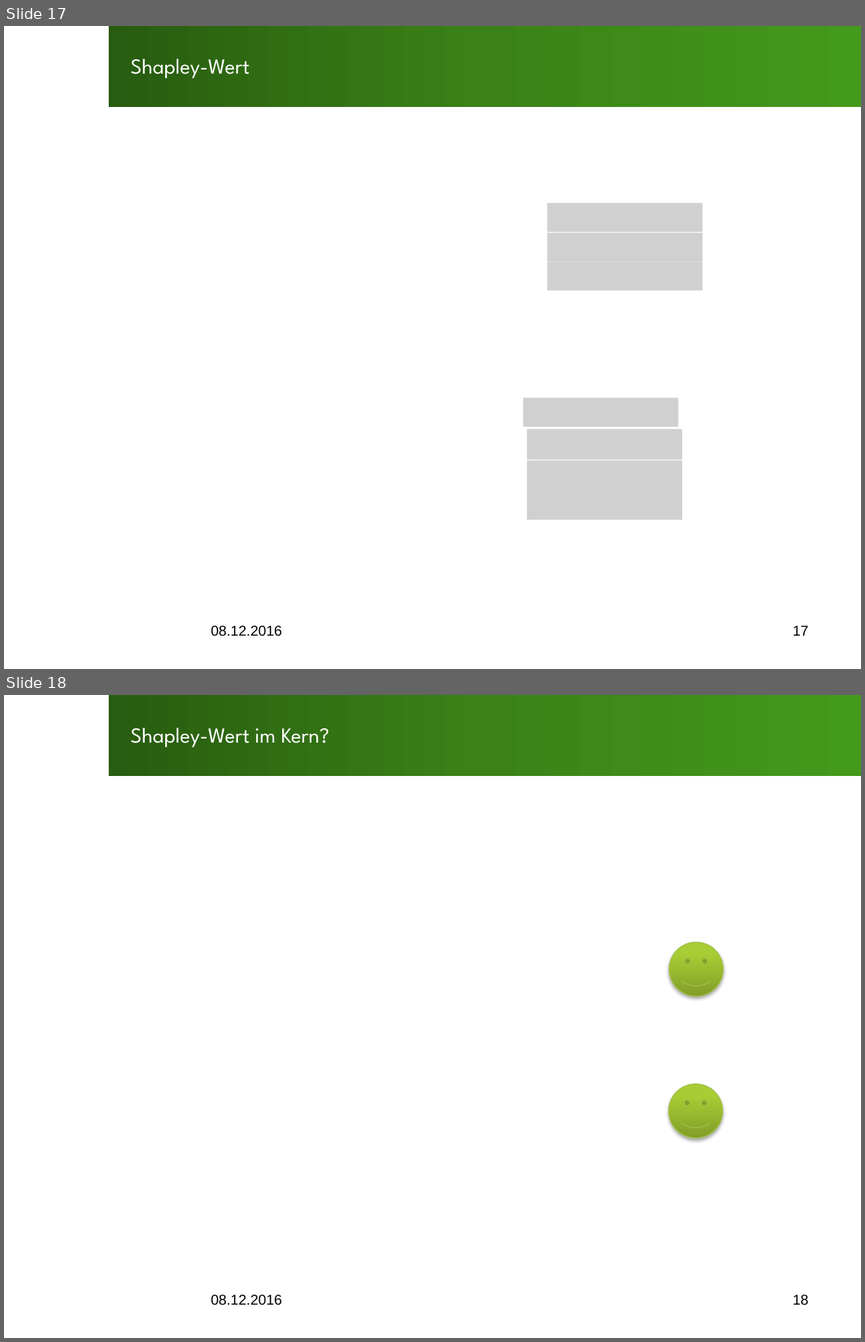
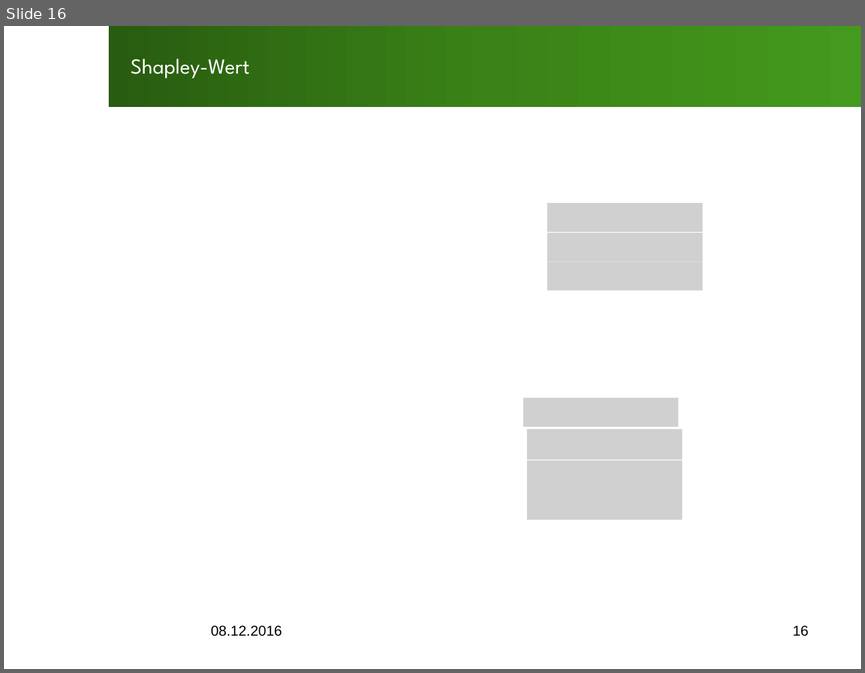
Before and after one commit to SOAS-Uni-Augsburg/ws16-17-group-13, a slide deck: Blatt07/Uebung7.pptx. Shown one above the other, each under a label of ours: slides 17 and 18 before the commit, slide 16 after it. The pictures are 865x1342 and 865x673 pixels, drawn with LibreOffice and Linux fonts; fonts in the diff are those of the drawing; grey boxes stand for pictures; background and template pictures are left out. Boxes give left, top, right and bottom in pixels: in the first picture for what was removed or moved away, otherwise in the second. Text is boxed around its words. In the diff, an @@ line names an element or a change of style, - is before the commit and + after.

```diff
--- a/Blatt07/Uebung7.pptx
+++ b/Blatt07/Uebung7.pptx
@@ slide 18 removed at (4, 695, 861, 1338), background #FFFFFF; not listed: 1 template element that a slide beside it also shows @@
@@ title removed at (130, 728, 329, 747) @@
-Shapley-Wert im Kern?
@@ smiley face removed at (669, 942, 723, 996) @@
@@ smiley face removed at (669, 1084, 723, 1138) @@
@@ text removed at (211, 1294, 282, 1305) @@
-08.12.2016
@@ page number removed at (793, 1294, 808, 1305) @@
-18
@@ what was slide 17 is now slide 16 @@
@@ page number at (793, 625, 808, 636): text changed @@
-17
+16
```
Also in this commit, not shown: 1 other slide removed.
